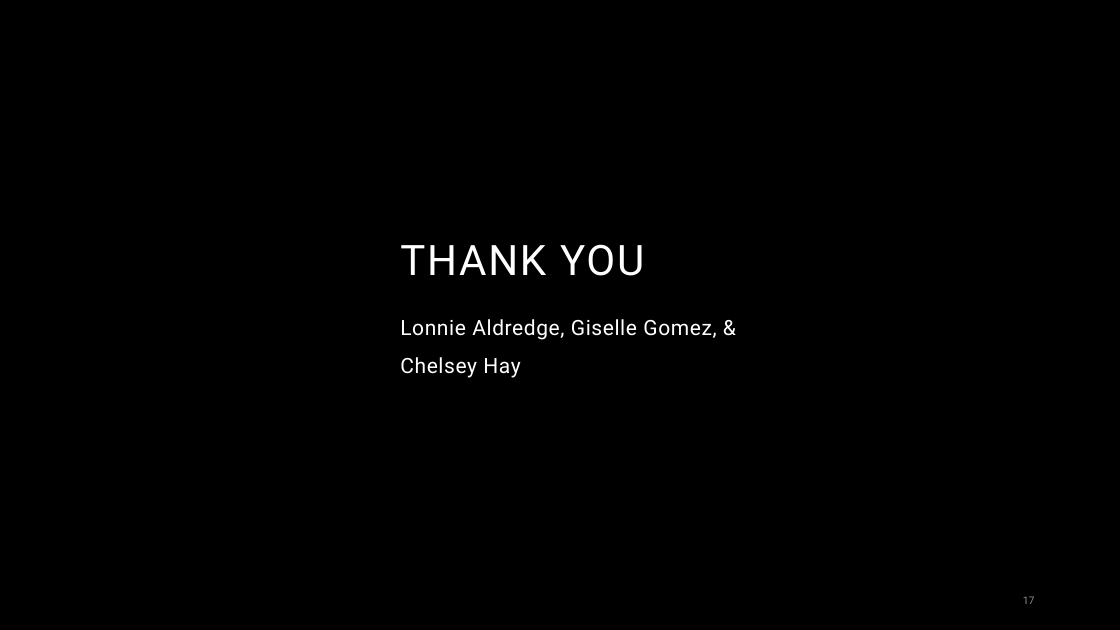
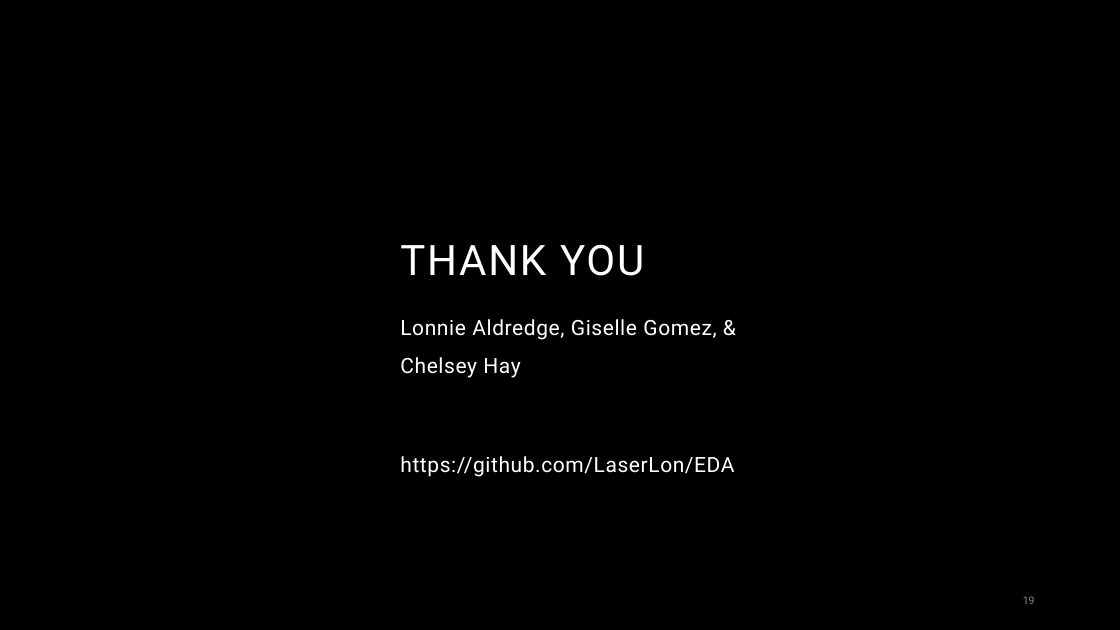
Before and after one commit to LaserLon/EDA, a slide deck: slide 19 of Chelsey/Group_1_EDA_Presentation.pptx (slide 17 before the commit). Drawn at 1120x630 pixels with LibreOffice and Linux fonts; fonts in the diff are those of the drawing; background and template pictures are left out. Boxes give left, top, right and bottom in pixels: in the first picture for what was removed or moved away, otherwise in the second. Text is boxed around its words. In the diff, an @@ line names an element or a change of style, - is before the commit and + after.

```diff
--- a/Chelsey/Group_1_EDA_Presentation.pptx
+++ b/Chelsey/Group_1_EDA_Presentation.pptx
@@ subtitle at (400,456,734,477): paragraph added @@
+https://github.com/LaserLon/EDA
@@ page number at (1023,596,1035,604): text changed @@
-17
+19
```
Also in this commit, not shown: 10 other slides changed, 3 slides added, 1 slide removed.
